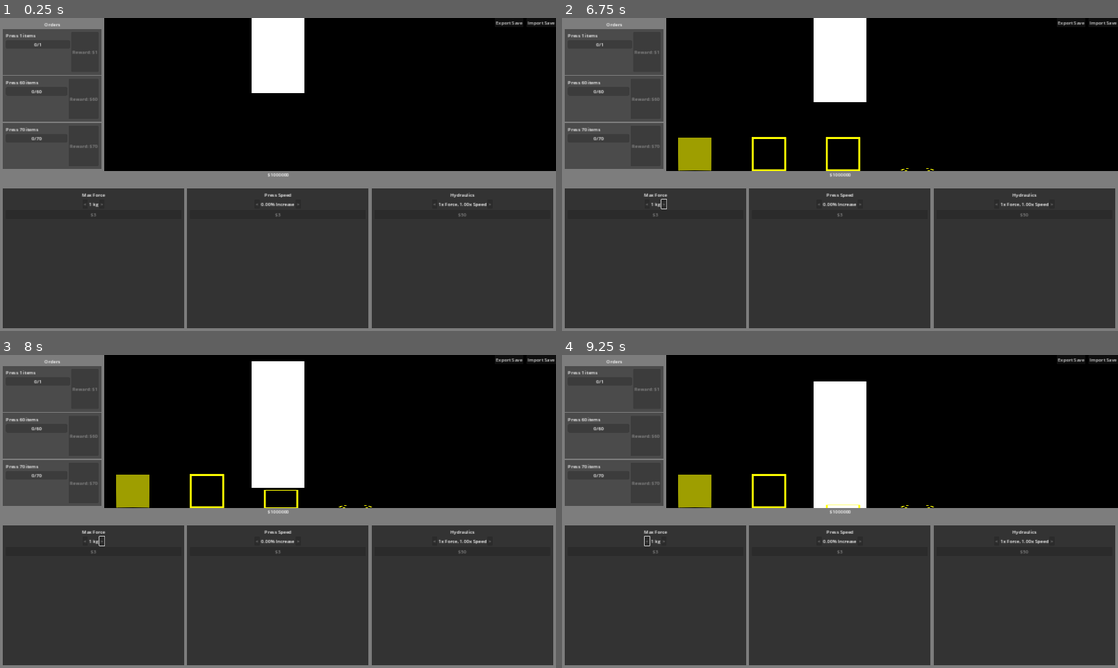
Above: before the commit, frames 1-4 (two rows, left to right).
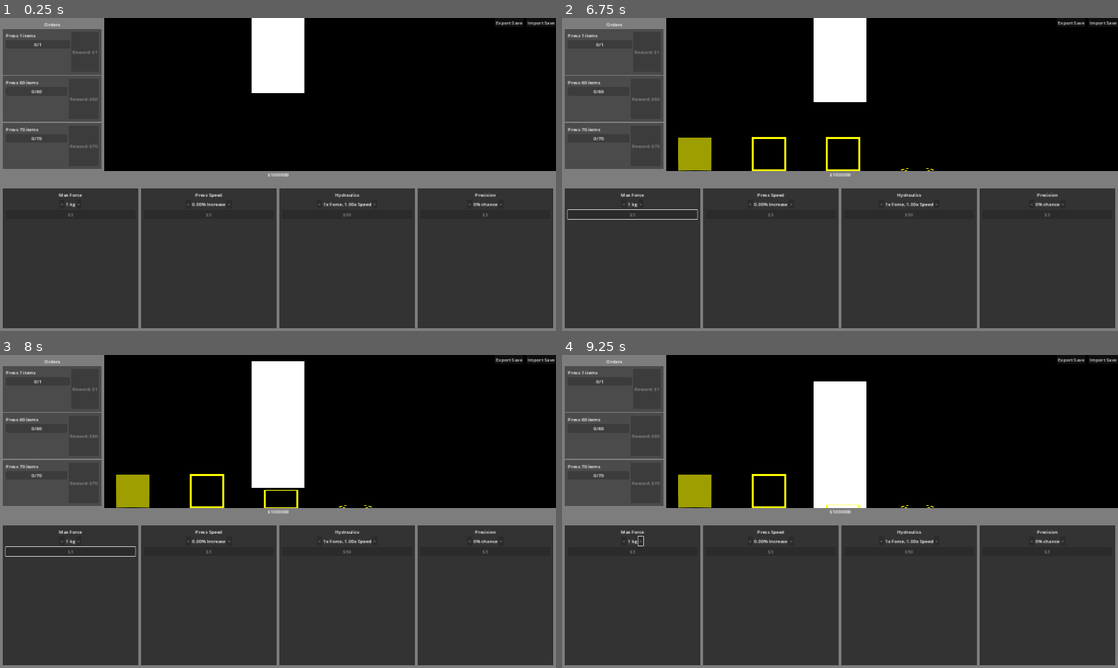
Above: after the commit, the same moments.

Repository: miyo6032/HydraulicPressIncremental
Game: Godot game, scene res://1_main.tscn
Two runs of this game, one before a commit and one after it. Both use one fixed random seed, a clock stepped at 60 frames per second and the inputs below.
Inputs (mouse positions are in pixels of both pictures, inside the frame that each line leads up to):
- Up to frame 1 (0.25 s): no input
- Up to frame 2 (6.75 s): tap Enter at 0.5 s; move the mouse to (962, 158) at 0.52 s; hold Up (ui_up) 0.53-1.25 s; tap Tab at 0.6, 3.6, 5.1, 6.6 s; click (962, 158) at 0.67 s; click "Export Save" at 1.25 s; click "Import Save" at 2 s; drag from (728, 190) to (812, 237) at 2.77 s; move the mouse to (895, 105) at 3.52 s; hold Up (ui_up) 3.53-4.25 s; tap Space at 4.25 s; drag from (812, 237) to (673, 127) at 4.27 s; move the mouse to (1006, 221) at 5.02 s; hold Down (ui_down) 5.03-5.75 s; drag from (673, 127) to (756, 96) at 5.77 s; move the mouse to (867, 174) at 6.52 s; hold Down (ui_down) from 6.53 s (still down); click (867, 174) at 6.67 s
- Up to frame 3 (8 s): release Down (ui_down) at 7.25 s; drag from (194, 433) to (166, 527) at 7.27 s
- Up to frame 4 (9.25 s): move the mouse to (962, 495) at 8.02 s; hold Up (ui_up) 8.03-8.75 s; tap Tab at 8.1 s; tap Enter at 8.75 s; drag from (728, 527) to (812, 574) at 8.77 s

The runs differ from the first frame. In frame 1, 1.7% of the frame differs, in the area x 10-91%, y 54-100%; in frame 2, 1.9%, in the area x 0-91%, y 54-100%; in frame 3, 1.9%; in frame 4, 1.8%.
Error in both runs: Invalid access to property or key 'input' on a base object of type 'null instance'. (res://Main.gd:95)

Commit message:
add precision upgrade and quality presses

Diff:
--- a/1_main.tscn
+++ b/1_main.tscn
@@ -1,17 +1,18 @@
-[gd_scene load_steps=9 format=3 uid="uid://cnrln6t4dxt74"]
+[gd_scene load_steps=10 format=3 uid="uid://cnrln6t4dxt74"]
 
 [ext_resource type="Script" path="res://Main.gd" id="1_kxjkt"]
 [ext_resource type="PackedScene" uid="uid://7t1sx0r2g2tc" path="res://2_simulation.tscn" id="1_widi8"]
 [ext_resource type="Resource" uid="uid://ype7ae050vxg" path="res://data/upgrades/force_upgrade.tres" id="2_mf8dy"]
 [ext_resource type="Resource" uid="uid://dnjuikwv7g0um" path="res://data/upgrades/speed_upgrade.tres" id="3_egk44"]
 [ext_resource type="Resource" uid="uid://qclp6dumrcog" path="res://data/upgrades/hydraulics_upgrade.tres" id="4_t8crt"]
+[ext_resource type="Resource" uid="uid://dow67n5q3k8fd" path="res://data/upgrades/precision_upgrade.tres" id="5_qnsgg"]
 [ext_resource type="PackedScene" uid="uid://bn1wj400srr3t" path="res://order.tscn" id="6_fwinf"]
 [ext_resource type="Script" path="res://OrderManager.gd" id="6_n48yw"]
 [ext_resource type="Resource" uid="uid://5q2kvb77tv84" path="res://data/order_list.tres" id="7_hs1cp"]
 
 [node name="Main" type="Node"]
 script = ExtResource("1_kxjkt")
-upgrades = Array[Resource("res://UpgradeRes.gd")]([ExtResource("2_mf8dy"), ExtResource("3_egk44"), ExtResource("4_t8crt")])
+upgrades = Array[Resource("res://UpgradeRes.gd")]([ExtResource("2_mf8dy"), ExtResource("3_egk44"), ExtResource("4_t8crt"), ExtResource("5_qnsgg")])
 
 [node name="Simulation" parent="." instance=ExtResource("1_widi8")]
 
--- /dev/null
+++ b/CrushModifiers.gd
@@ -0,0 +1,6 @@
+extends Resource
+
+class_name CrushModifiers
+
+var is_quality
+var value_multiplier
--- a/Crushable.gd
+++ b/Crushable.gd
@@ -3,15 +3,32 @@
 @onready var sprite: Sprite2D = $Sprite2D
 
 var is_crushed = false
+var crush_modifiers
 var strength = 1
 
 func update_crush(size):
     scale.y = clamp(size / sprite.texture.get_height(), 0.1, 1)
 
 func get_value():
-    return 1 if is_crushed else 0
+    if is_crushed:
+        if crush_modifiers.is_quality:
+            return strength * crush_modifiers.value_multiplier
+        else:
+            return strength
+    return 0
+
+func set_crushed(modifiers):
+    is_crushed = true
+    crush_modifiers = modifiers
+
+func _process(delta):
+    if crush_modifiers and crush_modifiers.is_quality:
+        var time = Time.get_ticks_msec()
+        var lerpValue = (time % 1000) * 0.001
+        sprite.modulate = Color.from_hsv(lerpValue, 0.5, 1.0)
 
 func init(shape, color):
     strength = shape.value_multiplier * color.value_multiplier
     sprite.texture = shape.texture
     sprite.modulate = color.color
+    crush_modifiers = null
--- a/Enums.gd
+++ b/Enums.gd
@@ -7,5 +7,6 @@
     PressSpeed,
     Hydraulics,
     Precision,
+    Quality,
     Materials
 }
--- a/Press.gd
+++ b/Press.gd
@@ -1,14 +1,20 @@
 extends Node2D
+
+class_name Press
 
 signal crush_finished
 
 const base_crushing_time = 2
 const base_crushing_power = 1
+const base_quality_press_chance = 0.0
+const base_quality_value_multiplier = 10
 
 var crushing_power = base_crushing_power
 var crushing_time = base_crushing_time
 var power_hydraulic_multiplier = 1
 var speed_hydraulic_multiplier = 1
+var quality_press_chance = base_quality_press_chance
+var quality_value_multiplier = base_quality_value_multiplier
 
 @onready var visual = $Visual
 @onready var start_crushing_pos = $PressStart
@@ -35,6 +41,10 @@
             power_hydraulic_multiplier = 1
             speed_hydraulic_multiplier = 1
         instance.set_upgrade_label("%.fx Force, %.2fx Speed" % [power_hydraulic_multiplier, speed_hydraulic_multiplier])
+    elif instance.upgrade.upgrade_type == Enums.UpgradeType.Precision:
+        var upgrade_value = instance.upgrade.upgrade_value * instance.current_upgrade_level
+        quality_press_chance = upgrade_value
+        instance.set_upgrade_label("%.0f%s chance" % [(upgrade_value) * 100, "%"])
 
 func crush(crushable):
     var failed_crush = crushable.strength > crushing_power * power_hydraulic_multiplier
@@ -52,7 +62,10 @@
         tween.tween_callback(complete_crush.bind(crushable))
 
 func complete_crush(crushable):
-    crushable.is_crushed = true
+    var crush_modifiers = CrushModifiers.new()
+    crush_modifiers.is_quality = quality_press_chance > randf_range(0, 1.0)
+    crush_modifiers.value_multiplier = quality_value_multiplier
+    crushable.set_crushed(crush_modifiers)
     crush_finished.emit()
 
 func update_crush(pos, crushable):
--- /dev/null
+++ b/data/upgrades/precision_upgrade.tres
@@ -0,0 +1,11 @@
+[gd_resource type="Resource" script_class="UpgradeRes" load_steps=2 format=3 uid="uid://dow67n5q3k8fd"]
+
+[ext_resource type="Script" path="res://UpgradeRes.gd" id="1_6gh7y"]
+
+[resource]
+script = ExtResource("1_6gh7y")
+name = "Precision"
+upgrade_value = 0.1
+upgrade_type = 3
+tooltip = "Chance to get quality presses"
+costs = Array[float]([3.0, 6.0, 12.0, 24.0, 48.0])
